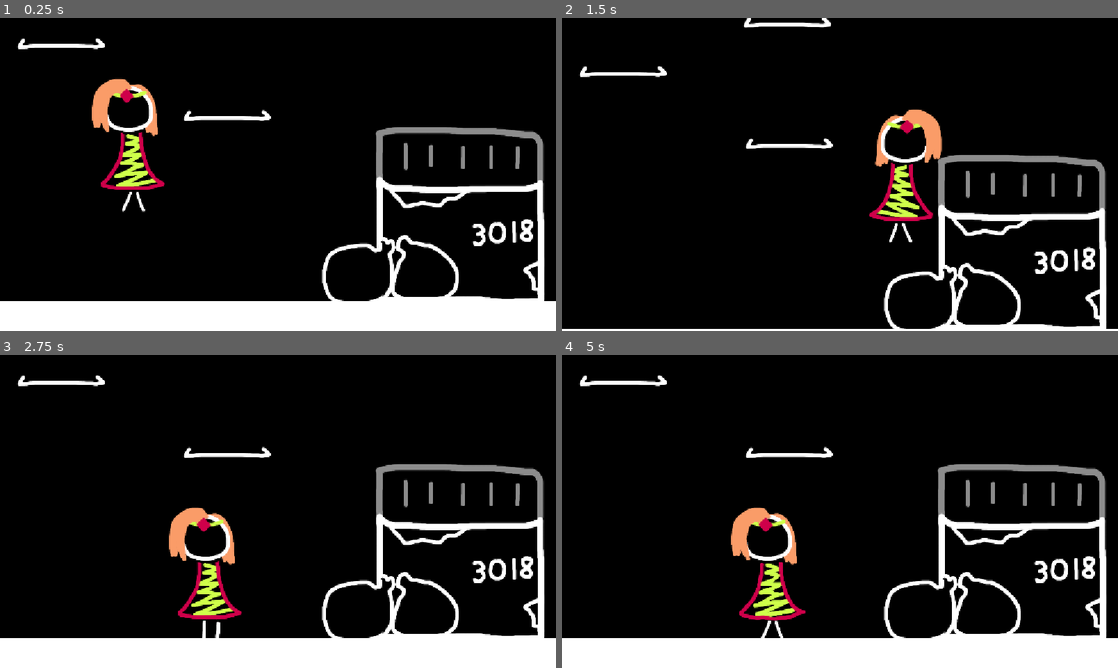
Above: before the commit, frames 1-4 (two rows, left to right).
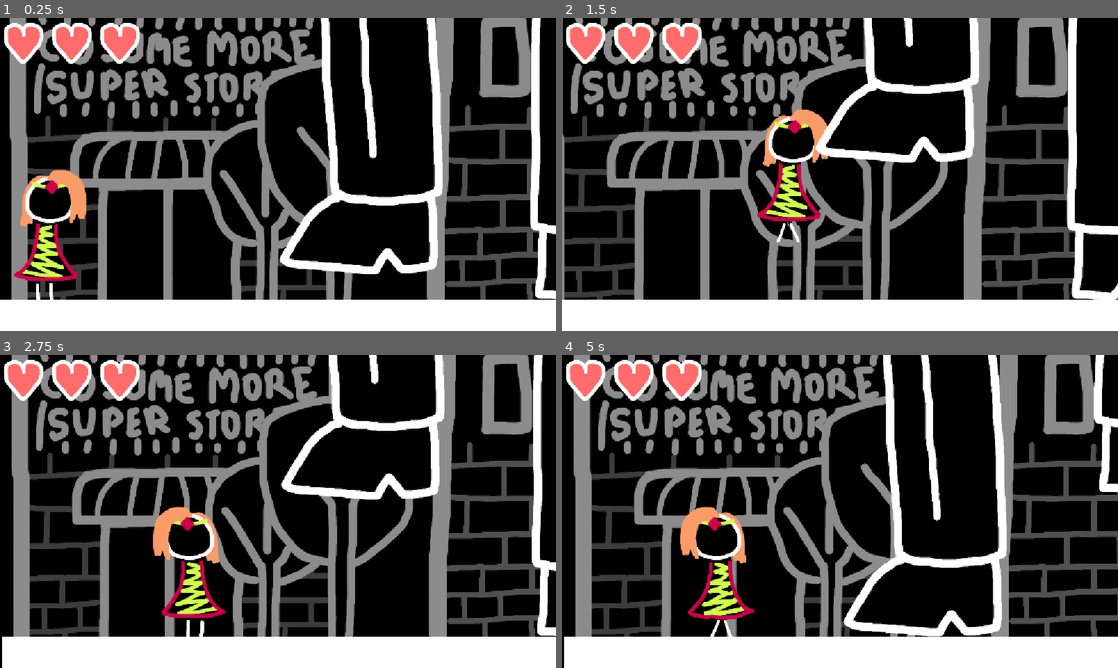
Above: after the commit, the same moments.

Repository: MarmadileManteater/I-Just-Wanted-to-Be-Younger-But-Now-I-m-Fighting-for-My-Life-Against-a-Problematic-Authority-Figure
Game: Godot game, scene res://scenes/main/game.tscn
The game is run twice, just before and just after one commit, with the same random seed, the same clock (stepped at 60 frames per second) and the same inputs. Before the commit the project starts from res://scenes/boss_1_screen_3/boss_1_screen_3.tscn.
Inputs:
- Up to frame 1 (0.25 s): no input
- Up to frame 2 (1.5 s): tap Enter (ui_accept) at 0.5, 0.77 s; hold Right (ui_right) from 0.53 s (still down)
- Up to frame 3 (2.75 s): tap Enter (ui_accept) at 1.52 s; release Right (ui_right) at 2.03 s; hold Left (ui_left) from 2.03 s (still down)
- Up to frame 4 (5 s): release Left (ui_left) at 2.78 s; hold Right (ui_right) 2.78-4.28 s; tap Enter (ui_accept) at 3.02, 3.77, 4.52 s; hold Left (ui_left) from 4.28 s (still down)

The runs differ from the first frame. In frame 1, 38% of the frame differs, in the area x 0-100%, y 0-91%; in frame 2, 45%, in the area x 0-100%, y 0-100%; in frame 3, 39%; in frame 4, 39%.

Commit message:
Add `DefaultScene` class and standardize scene transitions

Diff:
--- a/project/project.godot
+++ b/project/project.godot
@@ -11,7 +11,7 @@
 [application]
 
 config/name="MGGJ14"
-run/main_scene="uid://b28ihucgit5x1"
+run/main_scene="uid://d3hlqoj5tnitw"
 config/features=PackedStringArray("4.7", "GL Compatibility")
 config/icon="res://icon.svg"
 
--- a/project/scenes/boss_1_screen_1/boss_1_screen_1.gd
+++ b/project/scenes/boss_1_screen_1/boss_1_screen_1.gd
@@ -1,19 +1,8 @@
-extends Node2D
-
-signal next_screen
-
-var hearts: HealthDisplay
-var willow: Willow
+extends DefaultScene
 
 # Called when the node enters the scene tree for the first time.
 func _ready() -> void:
-	hearts = find_child("HealthDisplay")
-	willow = find_child("Willow")
-
-# Called every frame. 'delta' is the elapsed time since the previous frame.
-func _process(delta: float) -> void:
-	pass
-
+	super()
 
 func _on_spikes_damage(damage: int) -> void:
 	if not willow.invulnerable:
@@ -23,11 +12,3 @@
 		else:
 			willow.flash()
 		willow.bounce()
-
-func _next_screen(body: Node2D) -> void:
-	if body.name == willow.name:
-		var info: SceneInfo = SceneInfo.new()
-		info.name = "boss_1_screen_1"
-		info.health = hearts.health
-		info.next_scene = "boss_1_screen_2"
-		emit_signal("next_screen", info)
--- a/project/scenes/boss_1_screen_1/boss_1_screen_1.tscn
+++ b/project/scenes/boss_1_screen_1/boss_1_screen_1.tscn
@@ -8,6 +8,7 @@
 [ext_resource type="Script" uid="uid://bkn7otogc622h" path="res://scripts/spikes.gd" id="6_lj2n1"]
 [ext_resource type="PackedScene" uid="uid://c8b7r642fn2vm" path="res://scenes/nested/willow/willow.tscn" id="7_17xyv"]
 [ext_resource type="PackedScene" uid="uid://eihccgfb2yif" path="res://scenes/nested/health_display/health_display.tscn" id="8_iqmjp"]
+[ext_resource type="PackedScene" uid="uid://cc6b7s5bx5li2" path="res://scenes/nested/next_screen/next_screen.tscn" id="9_7kmdm"]
 
 [sub_resource type="RectangleShape2D" id="RectangleShape2D_0dxmq"]
 size = Vector2(354, 67)
@@ -30,11 +31,10 @@
 [sub_resource type="RectangleShape2D" id="RectangleShape2D_6wcjf"]
 size = Vector2(20, 587)
 
-[sub_resource type="RectangleShape2D" id="RectangleShape2D_fcxea"]
-size = Vector2(81, 603)
-
-[node name="Boss1Scene1" type="Node2D" unique_id=184033968]
+[node name="Boss1Scene1" type="Node2D" unique_id=907328611]
 script = ExtResource("1_80wie")
+next_scene_name = "boss_1_screen_2"
+metadata/_custom_type_script = "uid://ca8s831sikpya"
 
 [node name="Building2" type="Sprite2D" parent="." unique_id=1252269711]
 position = Vector2(1114, 39)
@@ -109,12 +109,9 @@
 position = Vector2(0, -58.5)
 shape = SubResource("RectangleShape2D_6wcjf")
 
-[node name="Area2D" type="Area2D" parent="." unique_id=805914570]
+[node name="NextScreen" parent="." unique_id=1275666114 instance=ExtResource("9_7kmdm")]
 position = Vector2(1306, 432)
-
-[node name="CollisionShape2D" type="CollisionShape2D" parent="Area2D" unique_id=2132106500]
-position = Vector2(-30.5, -147.5)
-shape = SubResource("RectangleShape2D_fcxea")
+health = 3
+character_name = "Willow"
 
 [connection signal="damage" from="Bench/Spikes" to="." method="_on_spikes_damage"]
-[connection signal="body_entered" from="Area2D" to="." method="_next_screen"]
--- a/project/scenes/boss_1_screen_2/boss_1_screen_2.gd
+++ b/project/scenes/boss_1_screen_2/boss_1_screen_2.gd
@@ -1,17 +1,10 @@
-extends Node2D
+extends DefaultScene
 
 var boss_feet: BossFeet
-var willow: Willow
-var dolly: Dolly
-var hearts: HealthDisplay
 
 func _ready() -> void:
+	super()
 	boss_feet = find_child("BossFeet")
-	willow = find_child("Willow")
-	dolly = find_child("Dolly")
-	hearts = dolly.find_child("HealthDisplay")
-
-	dolly.lock(willow)
 
 	boss_feet.leftie.connect("crush", _on_crush)
 	boss_feet.rightie.connect("crush", _on_crush)
--- a/project/scenes/boss_1_screen_2/boss_1_screen_2.tscn
+++ b/project/scenes/boss_1_screen_2/boss_1_screen_2.tscn
@@ -8,6 +8,7 @@
 [ext_resource type="PackedScene" uid="uid://cffis6tr16e14" path="res://scenes/nested/boss_feet/boss_feet.tscn" id="6_osdak"]
 [ext_resource type="PackedScene" uid="uid://be0maisut5gpu" path="res://scenes/nested/dolly/dolly.tscn" id="7_mi7i8"]
 [ext_resource type="PackedScene" uid="uid://eihccgfb2yif" path="res://scenes/nested/health_display/health_display.tscn" id="8_nheft"]
+[ext_resource type="PackedScene" uid="uid://cc6b7s5bx5li2" path="res://scenes/nested/next_screen/next_screen.tscn" id="9_hvm5s"]
 
 [sub_resource type="RectangleShape2D" id="RectangleShape2D_6wcjf"]
 size = Vector2(3058, 18)
@@ -20,6 +21,7 @@
 
 [node name="Boss1Scene2" type="Node2D" unique_id=1805475824]
 script = ExtResource("1_mi7i8")
+next_scene_name = "boss_1_screen_3"
 
 [node name="Building1" type="Sprite2D" parent="." unique_id=285545498]
 position = Vector2(362, -122)
@@ -84,3 +86,6 @@
 [node name="CollisionShape2D" type="CollisionShape2D" parent="LeftBoundary" unique_id=203155996]
 position = Vector2(0, -58.5)
 shape = SubResource("RectangleShape2D_mi7i8")
+
+[node name="NextScreen" parent="." unique_id=1275666114 instance=ExtResource("9_hvm5s")]
+position = Vector2(1880, 452)
--- a/project/scenes/boss_1_screen_3/boss_1_screen_3.tscn
+++ b/project/scenes/boss_1_screen_3/boss_1_screen_3.tscn
@@ -40,17 +40,20 @@
 [node name="Awning" parent="." unique_id=2073388634 instance=ExtResource("6_6xt62")]
 position = Vector2(473, 199)
 seconds_to_fallthrough = 1.0
+fallthrough_inevitable = true
 
 [node name="Awning2" parent="." unique_id=429371361 instance=ExtResource("6_6xt62")]
 position = Vector2(129, 50)
 seconds_to_fallthrough = 1.0
+fallthrough_inevitable = true
 
 [node name="Awning3" parent="." unique_id=1571682451 instance=ExtResource("6_6xt62")]
 position = Vector2(469, -52)
 seconds_to_fallthrough = 0.25
 
 [node name="Willow" parent="." unique_id=1438157277 instance=ExtResource("2_mchix")]
-position = Vector2(274, 234)
+position = Vector2(57, 453)
+starting_direction = 1
 
 [node name="Floor" type="StaticBody2D" parent="." unique_id=398515640]
 position = Vector2(4, 629)
--- a/project/scenes/main/game.gd
+++ b/project/scenes/main/game.gd
@@ -1,10 +1,11 @@
 extends Node2D
 
+@export var start_scene: String = "boss_1_screen_1"
 var scene: Node2D
 
 # Called when the node enters the scene tree for the first time.
 func _ready() -> void:
-	scene = preload("res://scenes/boss_1_screen_1/boss_1_screen_1.tscn").instantiate()
+	scene = load("res://scenes/" + start_scene + "/" + start_scene + ".tscn").instantiate()
 	add_child(scene)
 	scene.connect("next_screen", _next_screen)
 	pass # Replace with function body.
@@ -14,6 +15,9 @@
 	pass
 
 func _next_screen(info: SceneInfo) -> void:
+	call_deferred("next_screen_deferred", info)
+
+func next_screen_deferred(info: SceneInfo) -> void:
 	var next_scene = load("res://scenes/" + info.next_scene + "/" + info.next_scene + ".tscn").instantiate()
 	scene.disconnect("next_screen", _next_screen)
 	remove_child(scene)
--- a/project/scenes/main/game.tscn
+++ b/project/scenes/main/game.tscn
@@ -4,3 +4,4 @@
 
 [node name="Game" type="Node2D" unique_id=1279552812]
 script = ExtResource("1_ma5rq")
+start_scene = "boss_1_screen_2"
--- a/project/scenes/nested/new_script.gd
+++ /dev/null
@@ -1,11 +0,0 @@
-extends Node
-
-
-# Called when the node enters the scene tree for the first time.
-func _ready() -> void:
-	pass # Replace with function body.
-
-
-# Called every frame. 'delta' is the elapsed time since the previous frame.
-func _process(delta: float) -> void:
-	pass
--- /dev/null
+++ b/project/scenes/nested/next_screen/next_screen.gd
@@ -0,0 +1,16 @@
+extends Area2D
+
+class_name NextScreenArea
+
+signal next_scene
+
+@export var scene: String
+@export var health: int = 3
+@export var character_name: String  = "Willow"
+
+func _on_body_entered(body: Node2D) -> void:
+	if body.name == character_name:
+		var info = SceneInfo.new()
+		info.health = health
+		info.next_scene = scene
+		emit_signal("next_scene", info)
--- /dev/null
+++ b/project/scenes/nested/next_screen/next_screen.tscn
@@ -0,0 +1,15 @@
+[gd_scene format=3 uid="uid://cc6b7s5bx5li2"]
+
+[ext_resource type="Script" uid="uid://ba8fkqjg11kdt" path="res://scenes/nested/next_screen/next_screen.gd" id="1_gkxb5"]
+
+[sub_resource type="RectangleShape2D" id="RectangleShape2D_fcxea"]
+size = Vector2(81, 603)
+
+[node name="NextScreen" type="Area2D" unique_id=1275666114]
+script = ExtResource("1_gkxb5")
+
+[node name="CollisionShape2D" type="CollisionShape2D" parent="." unique_id=1009786459]
+position = Vector2(-30.5, -147.5)
+shape = SubResource("RectangleShape2D_fcxea")
+
+[connection signal="body_entered" from="." to="." method="_on_body_entered"]
--- /dev/null
+++ b/project/scripts/default_scene.gd
@@ -0,0 +1,36 @@
+extends Node2D
+
+class_name DefaultScene
+
+signal next_screen
+
+@export var character_name: String = "Willow"
+@export var dolly_axis: Dolly.Axis = Dolly.Axis.X
+@export var dolly_offset: int = 0
+@export var next_scene_name: String
+
+var willow: Willow
+var dolly: Dolly
+var hearts: HealthDisplay
+var next_screen_area: NextScreenArea
+
+# Called when the node enters the scene tree for the first time.
+func _ready() -> void:
+	willow = find_child(character_name, true, false)
+	if willow == null:
+		printerr(character_name + " not found!")
+	dolly = find_child("Dolly", true, false)
+	if dolly != null:
+		dolly.lock(willow)
+	hearts = find_child("HealthDisplay", true, false)
+	if hearts == null:
+		printerr("Health display not found!")
+	next_screen_area = find_child("NextScreen", true, false)
+	if next_screen_area != null:
+		next_screen_area.character_name = character_name
+		next_screen_area.scene = next_scene_name
+		next_screen_area.next_scene.connect(_on_next_screen)
+
+func _on_next_screen(info: SceneInfo) -> void:
+	info.health = hearts.health
+	emit_signal("next_screen", info)
--- a/project/scripts/scene_info.gd
+++ b/project/scripts/scene_info.gd
@@ -1,6 +1,5 @@
 
 class_name SceneInfo
 
-var name: String
 var health: int = 3
 var next_scene: String
Not shown, removed: project/scenes/nested/new_script.gd.uid
Not shown, added: project/scenes/nested/next_screen/next_screen.gd.uid
Not shown, added: project/scripts/default_scene.gd.uid
